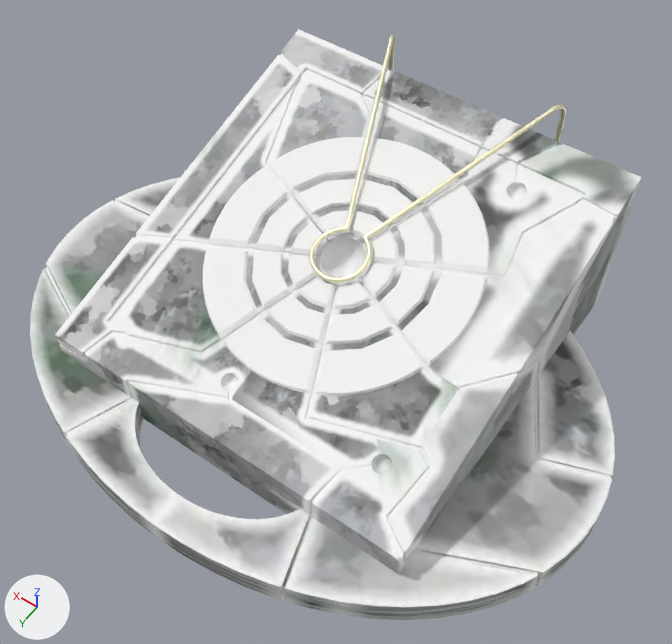
Before and after pictures for a commit that changed the glTF model front/public/models/Stele/Stele.glb.
Both versions are drawn from a camera (50 mm lens) standing at (-1.053, 1.328, 2.403) and looking at (-0.07, -0.049, 0.239). Every picture has the same lights, and +X, +Y and +Z are marked at lower left. Where no turn or scale is listed for an object, it has been applied to the vertices.

Names of what the first picture shows: 'Cube.006', 'Cylinder.009', 'Disk_0.004', 'Disk_1.004', 'Disk_2.005', 'NurbsPath'.
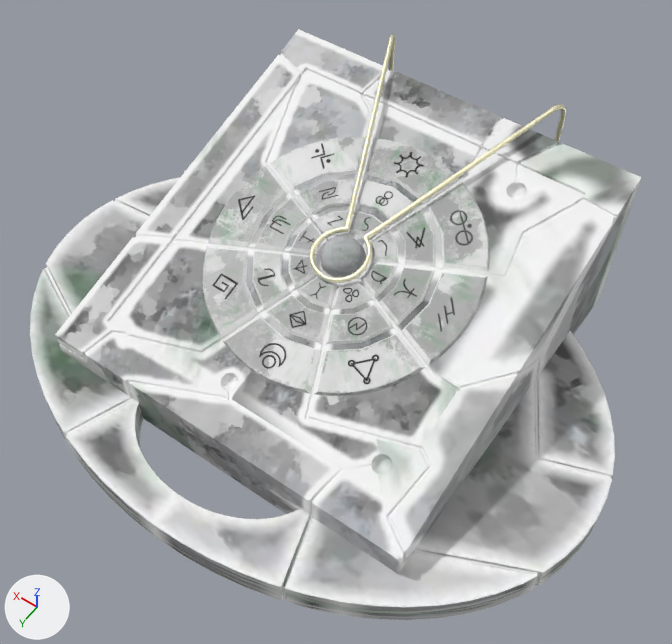
Commit message: fix(stele): model

The change, as a diff of the scene's bpy script:
```diff
--- a/front/public/models/Stele/Stele.glb.py
+++ b/front/public/models/Stele/Stele.glb.py
@@ img_1001_basecolor @@
+img_1001_basecolor = load_image('1001_BaseColor', '_unpacked/1001_BaseColor', 2048, 2048, 'sRGB')
@@ img_1001_normal @@
+img_1001_normal = load_image('1001_Normal', '_unpacked/1001_Normal', 2048, 2048, 'Non-Color')
@@ img_sphere @@
+img_sphere = load_image('Sphere', '_unpacked/Sphere', 1024, 1024, 'sRGB')
@@ mat_disk @@
 n0 = _N.new('ShaderNodeBsdfPrincipled'); n0.name = 'Principled BSDF'
-n0.inputs[0].default_value = (1.0, 1.0, 1.0, 1.0)  # 'Base Color', white #ffffff
-n0.inputs[1].default_value = 1.0  # 'Metallic'
-n0.inputs[2].default_value = 1.0  # 'Roughness'
 n1 = _N.new('ShaderNodeOutputMaterial'); n1.name = 'Material Output'
+n2 = _N.new('ShaderNodeTexImage'); n2.name = 'Image Texture'
+n2.image = img_1001_basecolor
+n3 = _N.new('ShaderNodeNormalMap'); n3.name = 'Normal Map'
+n3.uv_map = 'UVMap'
+n4 = _N.new('ShaderNodeTexImage'); n4.name = 'Image Texture.001'
+n4.image = img_1001_normal
 _L.new(n0.outputs[0], n1.inputs[0])  # 'BSDF' to 'Surface'
+_L.new(n2.outputs[0], n0.inputs[0])  # 'Color' to 'Base Color'
+_L.new(n3.outputs[0], n0.inputs[5])  # 'Normal' to 'Normal'
+_L.new(n4.outputs[0], n3.inputs[1])  # 'Color' to 'Color'
@@ mat_material_002 @@
+mat_material_002 = principled_material('Material.002')
+mat_material_002.texture = img_sphere
+mat_material_002.roughness = 1.0
@@ me_sphere_007 @@
+me_sphere_007.from_pydata(...)  # 289 vertices, 544 faces; spans x -0.0657..0.0657, y -0.0621..0.0655, z -0.0212..0.0655
+me_sphere_007.materials.append(mat_material_002)  # picture img_sphere
@@ ob_sphere_007 @@
+ob_sphere_007 = bpy.data.objects.new('Sphere.007', me_sphere_007)
+ob_sphere_007.location = (0.002, -0.184, 0.353)
```

What differs and where, as boxes [x1, y1, x2, y2] in the pictures (672 x 644 px):
'Disk_2.005', surface changed: [203, 137, 490, 396] in both
'Disk_1.004', surface changed (white to grey): [252, 179, 436, 344] in both
'Disk_0.004', surface changed (white to grey): [288, 210, 398, 310] in both
'Sphere.007', added: after [321, 235, 365, 277]
